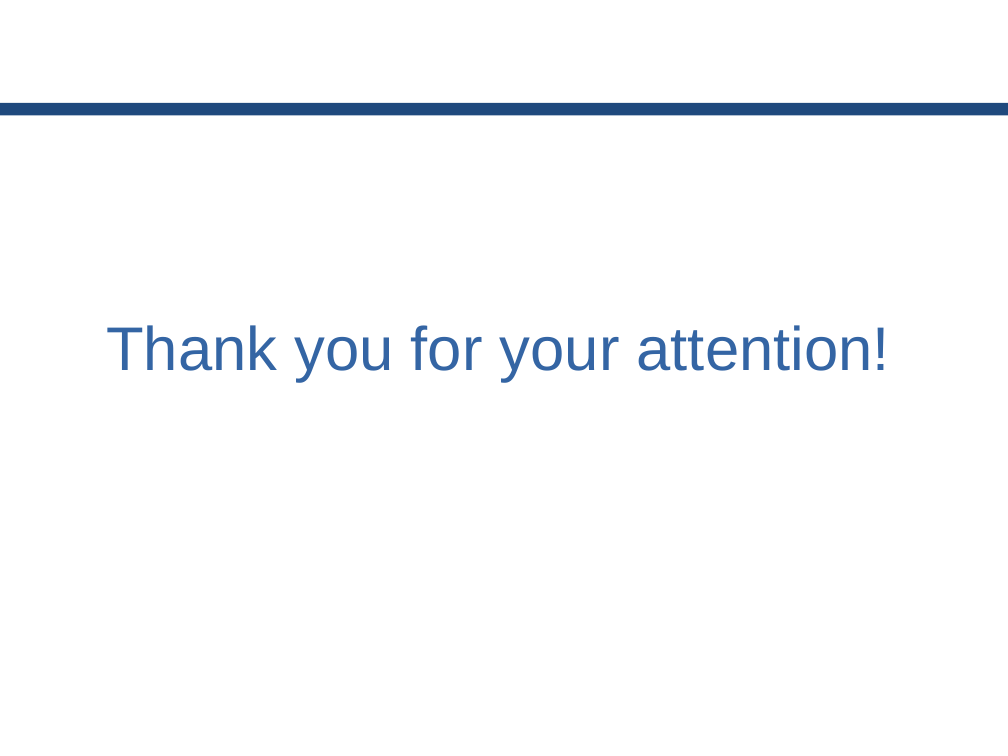
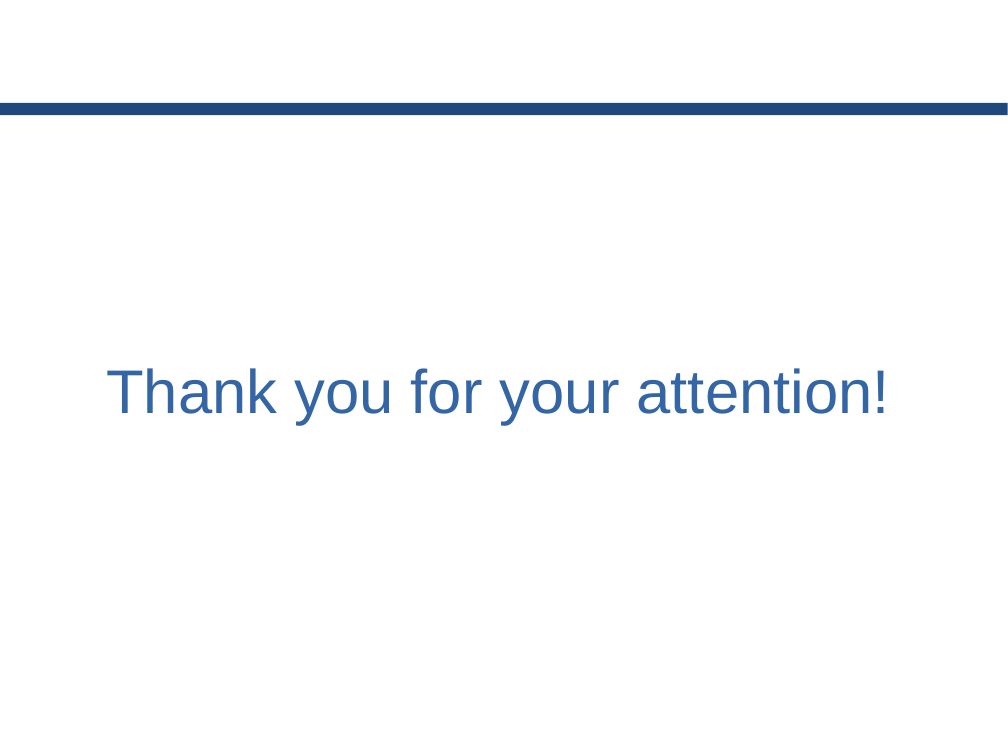
Before and after one commit to GianlucaBortoli/bachelorThesis, a slide deck: slide 12 of slides/slides.pptx (slide 10 before the commit). Drawn at 1008x756 pixels with LibreOffice and Linux fonts; fonts in the diff are those of the drawing. Boxes give left, top, right and bottom in pixels: in the first picture for what was removed or moved away, otherwise in the second. Text is boxed around its words. In the diff, an @@ line names an element or a change of style, - is before the commit and + after.

```diff
--- a/slides/slides.pptx
+++ b/slides/slides.pptx
@@ text "Thank you for your attention!": place and size @@
-text "Thank you for your attention!" at (106, 325, 890, 382)
+text "Thank you for your attention!" at (106, 368, 890, 425)
```
Also in this commit, not shown: 5 other slides changed, 2 slides added.
